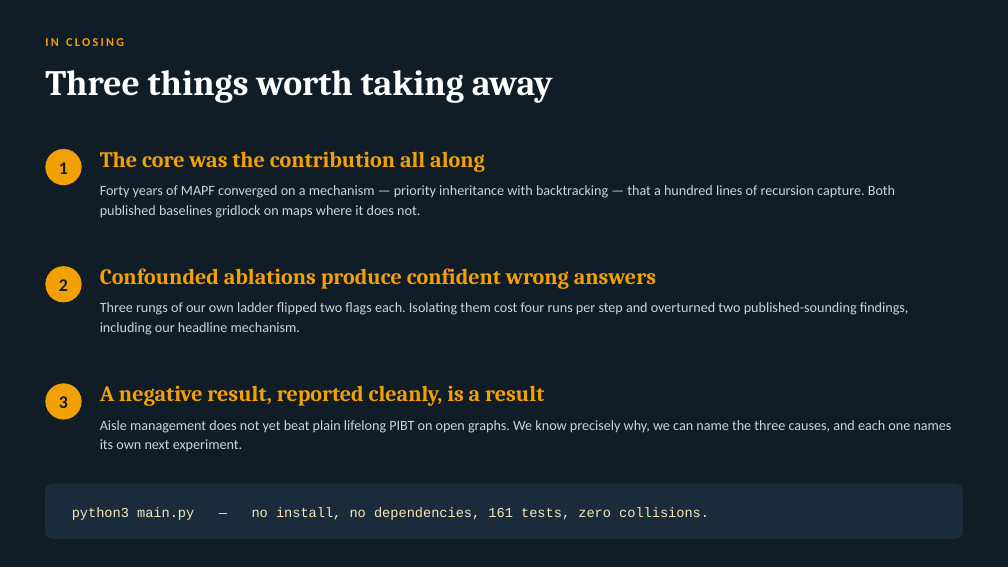
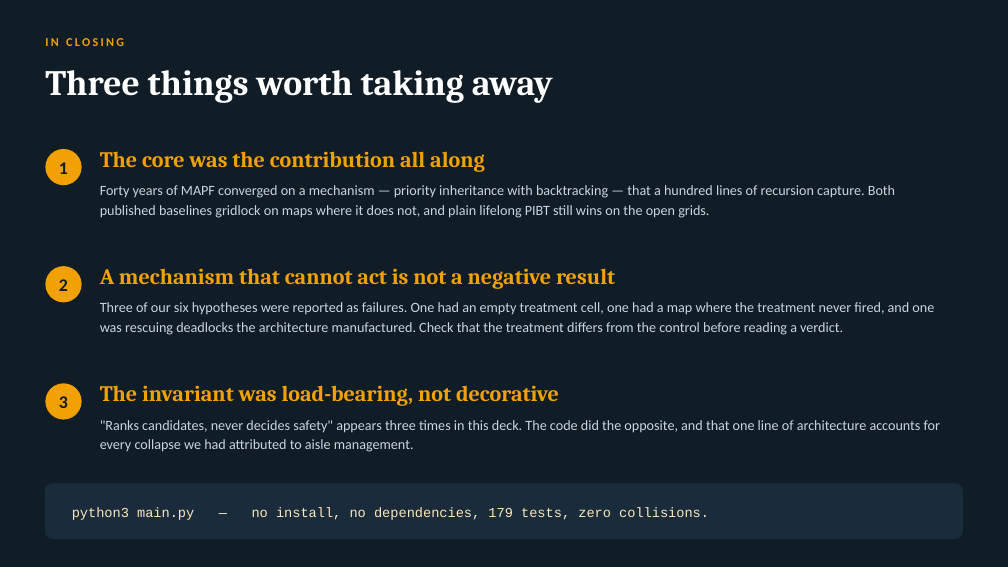
Before and after one commit to sinayanaik/aisleflow, a slide deck: slide 20 of docs/aisleflow-mapf-presentation.pptx. Drawn at 1008x567 pixels with LibreOffice and Linux fonts; fonts in the diff are those of the drawing. Boxes give left, top, right and bottom in pixels: in the first picture for what was removed or moved away, otherwise in the second. Text is boxed around its words. In the diff, an @@ line names an element or a change of style, - is before the commit and + after.

```diff
--- a/docs/aisleflow-mapf-presentation.pptx
+++ b/docs/aisleflow-mapf-presentation.pptx
@@ text at (100, 185, 895, 218): text changed @@
-Forty years of MAPF converged on a mechanism — priority inheritance with backtracking — that a hundred lines of recursion capture. Both published baselines gridlock on maps where it does not.
+Forty years of MAPF converged on a mechanism — priority inheritance with backtracking — that a hundred lines of recursion capture. Both published baselines gridlock on maps where it does not, and plain lifelong PIBT still wins on the open grids.
@@ text at (100, 268, 615, 289): text changed @@
-Confounded ablations produce confident wrong answers
+A mechanism that cannot act is not a negative result
@@ text at (100, 302, 934, 335): text changed @@
-Three rungs of our own ladder flipped two flags each. Isolating them cost four runs per step and overturned two published-sounding findings, including our headline mechanism.
+Three of our six hypotheses were reported as failures. One had an empty treatment cell, one had a map where the treatment never fired, and one was rescuing deadlocks the architecture manufactured. Check that the treatment differs from the control before reading a verdict.
@@ text at (100, 385, 559, 406): text changed @@
-A negative result, reported cleanly, is a result
+The invariant was load-bearing, not decorative
@@ text at (100, 420, 940, 452): text changed @@
-Aisle management does not yet beat plain lifelong PIBT on open graphs. We know precisely why, we can name the three causes, and each one names its own next experiment.
+"Ranks candidates, never decides safety" appears three times in this deck. The code did the opposite, and that one line of architecture accounts for every collapse we had attributed to aisle management.
@@ text at (72, 507, 709, 520): text changed @@
-python3 main.py — no install, no dependencies, 161 tests, zero collisions.
+python3 main.py — no install, no dependencies, 179 tests, zero collisions.
```
Also in this commit, not shown: 12 other slides changed.
